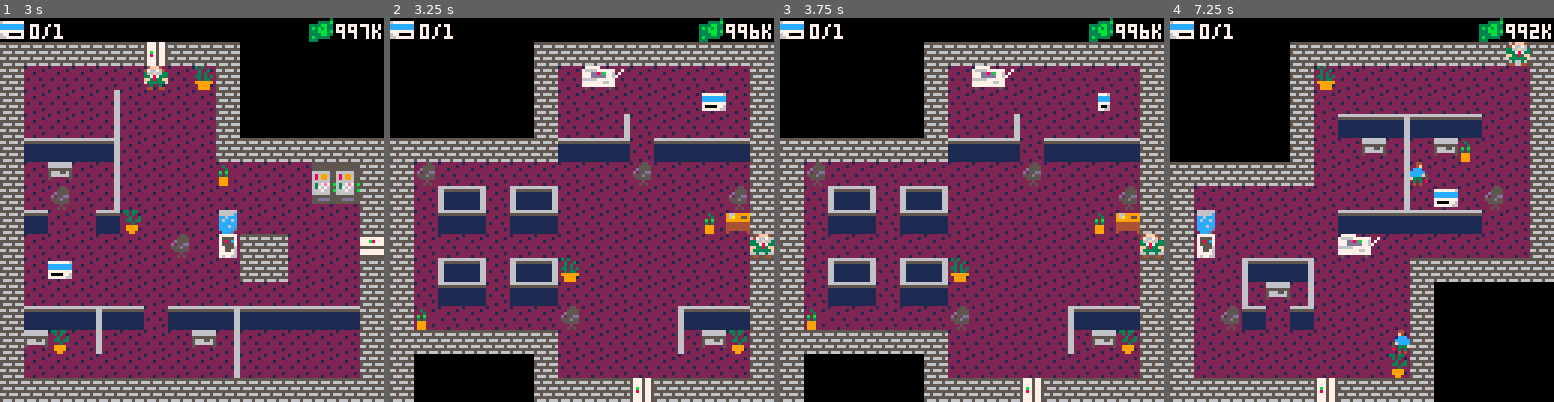
Above: before the commit, frames 1-4 (left to right).
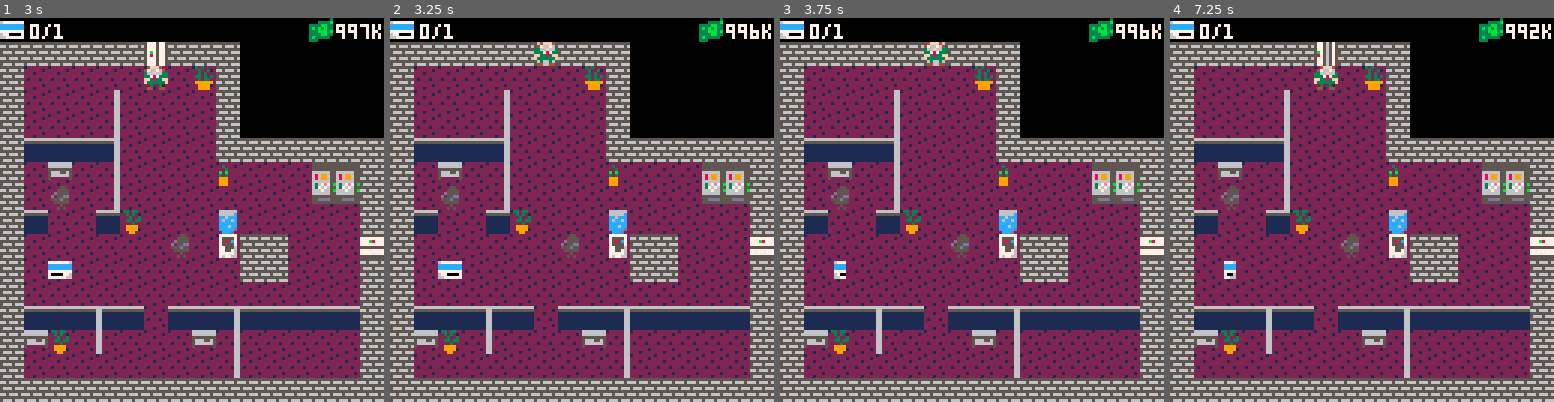
Above: after the commit, the same moments.

Repository: ojlyons/GameDesignProject
Game: PICO-8 cartridge art.p8
Two runs of this game, one before a commit and one after it. Both use one fixed random seed, a clock stepped at 60 frames per second and the inputs below.
Inputs:
- Up to frame 1 (3 s): tap O (Z key) at 0.33, 0.7, 1.43, 2.22 s; tap X (X key) at 1.07, 2.07, 2.4, 2.73 s; hold Left 1.97-2.37 s; hold Down 2.42-2.82 s; hold Right from 2.87 s (still down)
- Up to frame 2 (3.25 s): keep holding Right; tap X (X key) at 3.07 s; tap O (Z key) at 3.1 s
- Up to frame 3 (3.75 s): tap X (X key) at 3.4, 3.73 s; release Right at 3.53 s; hold Up from 3.58 s (still down)
- Up to frame 4 (7.25 s): tap O (Z key) every 0.88 s from 3.98 to 6.63 s; tap X (X key) every 0.33 s from 4.07 to 7.07 s; release Up at 4.08 s; hold Right 4.13-4.53 s; hold Down 4.58-5.08 s; hold Left 5.13-5.8 s; hold Up 5.85-6.18 s; hold Left 6.23-6.63 s; hold Down 6.68-7.08 s; hold Right from 7.13 s (still down)

Frame 1 is identical in both runs. In frame 2, 50% of the frame differs, in the area x 0-100%, y 6-100%; in frame 3, 50%; in frame 4, 53%.

Commit message:
removed debug level skip that i had put back in

Diff:
--- a/art.p8
+++ b/art.p8
@@ -340,10 +340,10 @@
 	  resetlevel()
 	 end
 
-	 if btn(5) then
-	  level += 1
-	  load_level()
-	 end
+	 --if btn(5) then
+	 -- level += 1
+	 -- load_level()
+	 --end
 	end
 end
 
